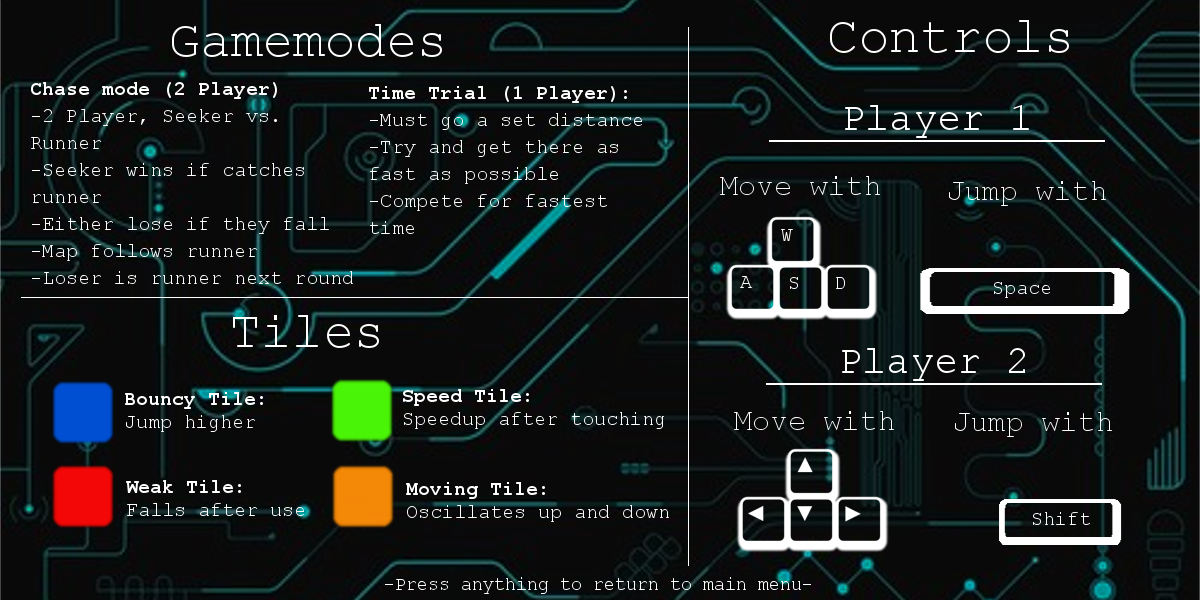
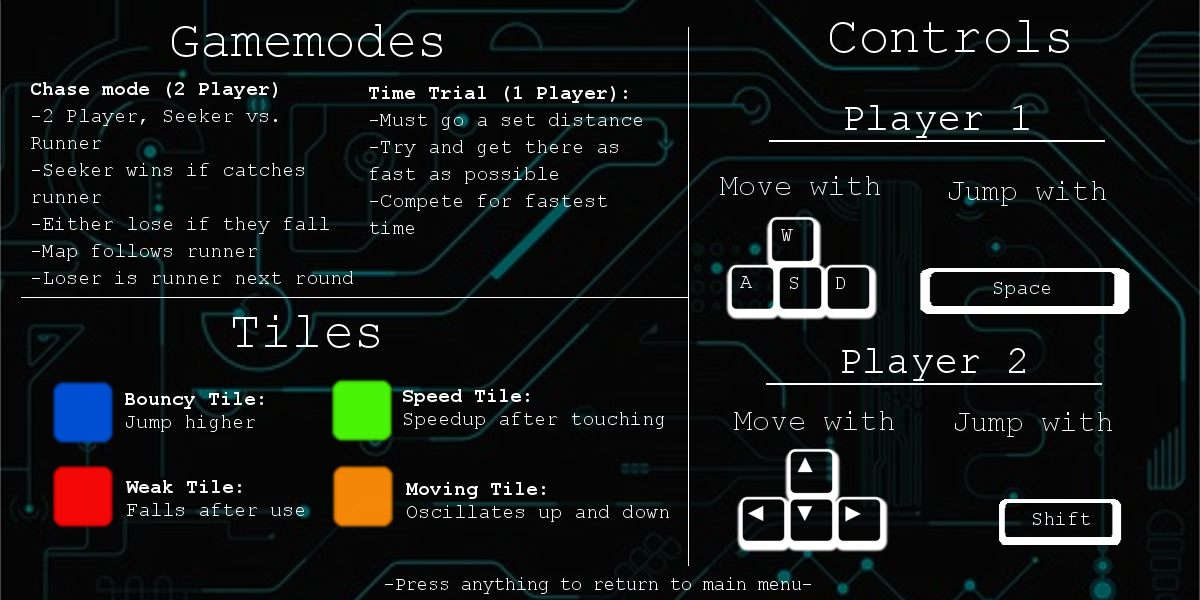
Revision of a layered 1200x600 image; what changed, layer by layer:
painted on "Pasted Layer" over [0, 0, 1200, 600]
